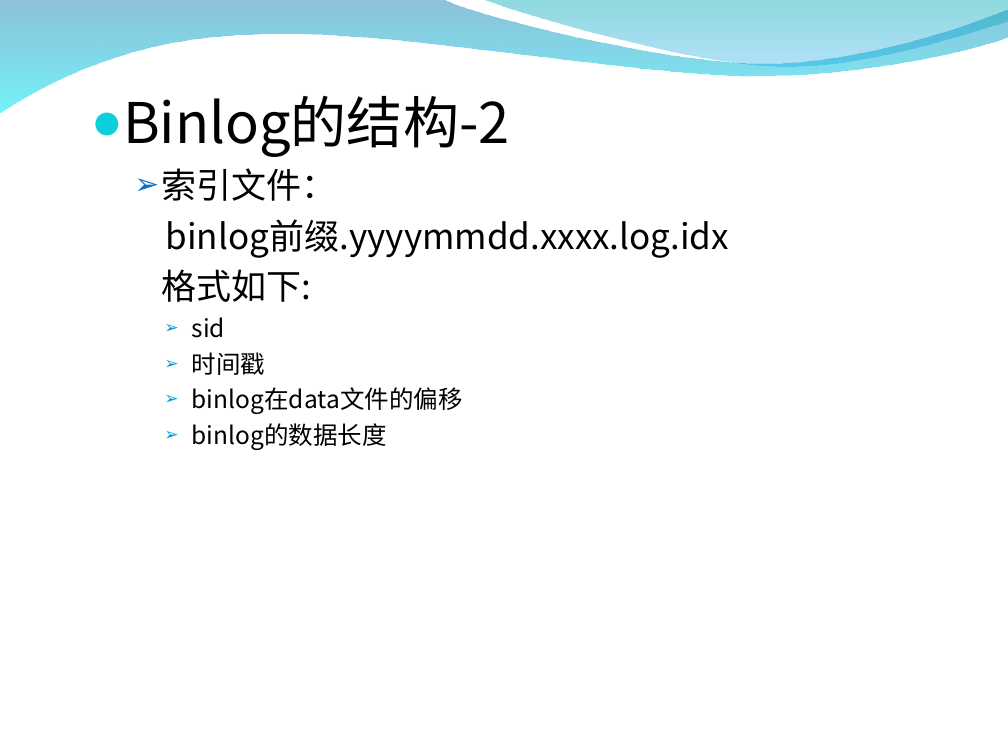
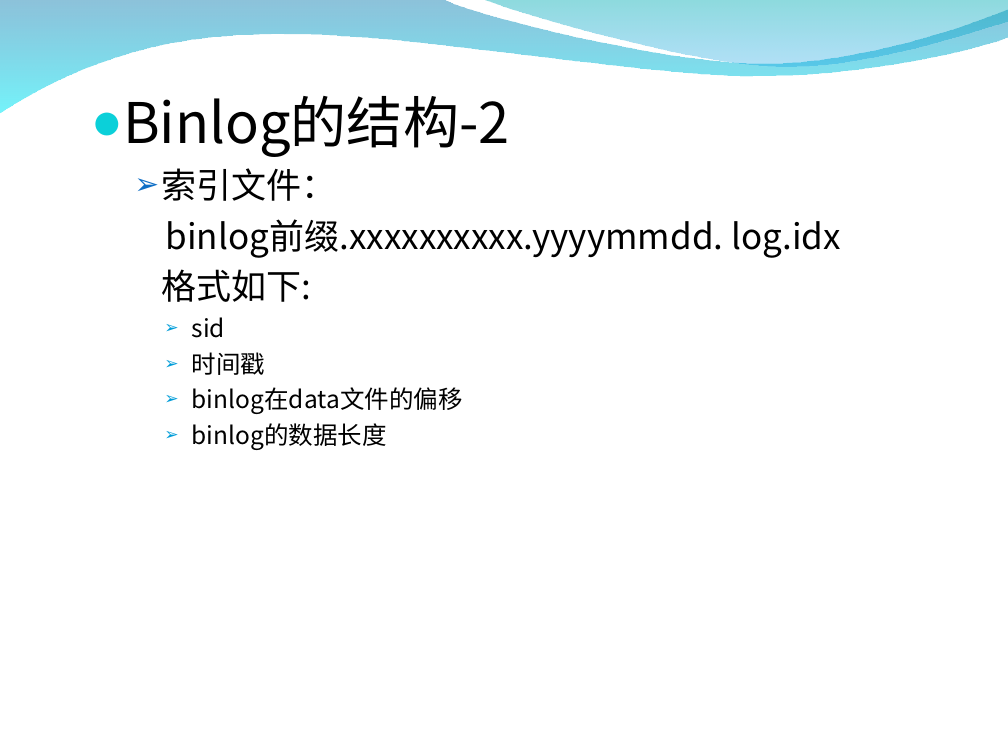
Before and after one commit to zxf1864/cwinux-mq, a slide deck: slide 27 of mq/doc/mq_introduce.ppt. Drawn at 1008x756 pixels with LibreOffice and Linux fonts; fonts in the diff are those of the drawing; background and template pictures are left out. Boxes give left, top, right and bottom in pixels: in the first picture for what was removed or moved away, otherwise in the second. Text is boxed around its words. In the diff, an @@ line names an element or a change of style, - is before the commit and + after.

```diff
--- a/mq/doc/mq_introduce.ppt
+++ b/mq/doc/mq_introduce.ppt
@@ text at [166, 219, 840, 258]: text changed @@
-  binlog前缀.yyyymmdd.xxxx.log.idx
+  binlog前缀.xxxxxxxxxx.yyyymmdd. log.idx
```
Also in this commit, not shown: 5 other slides changed.
